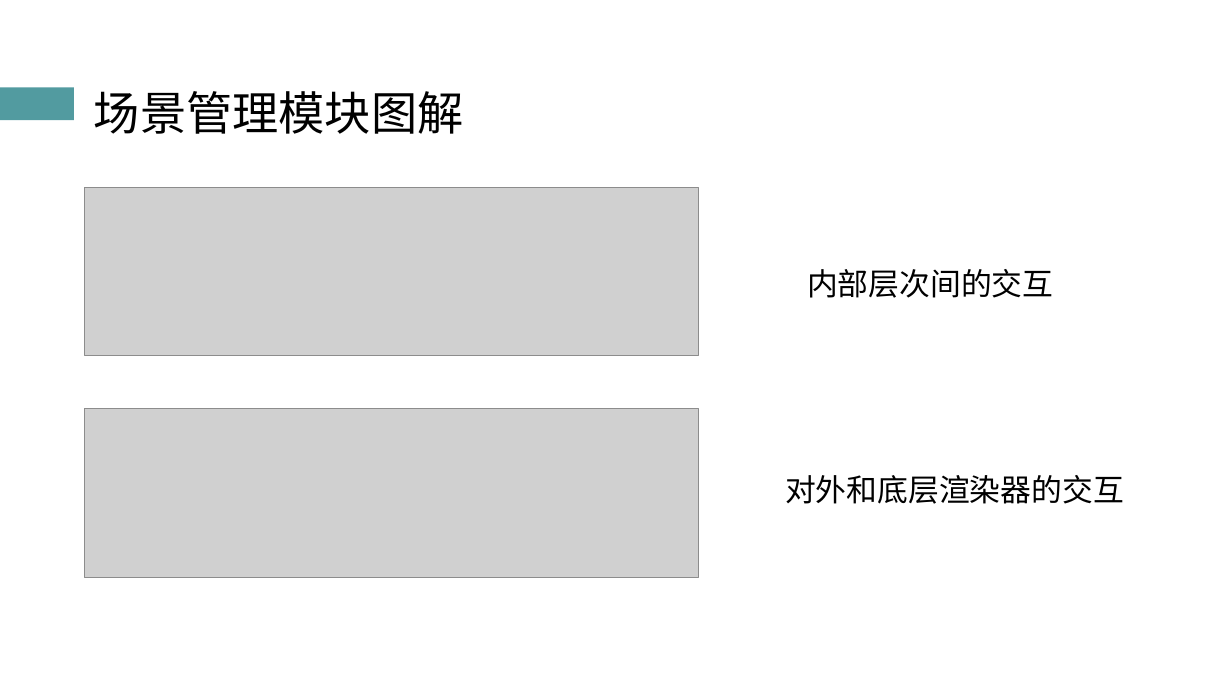
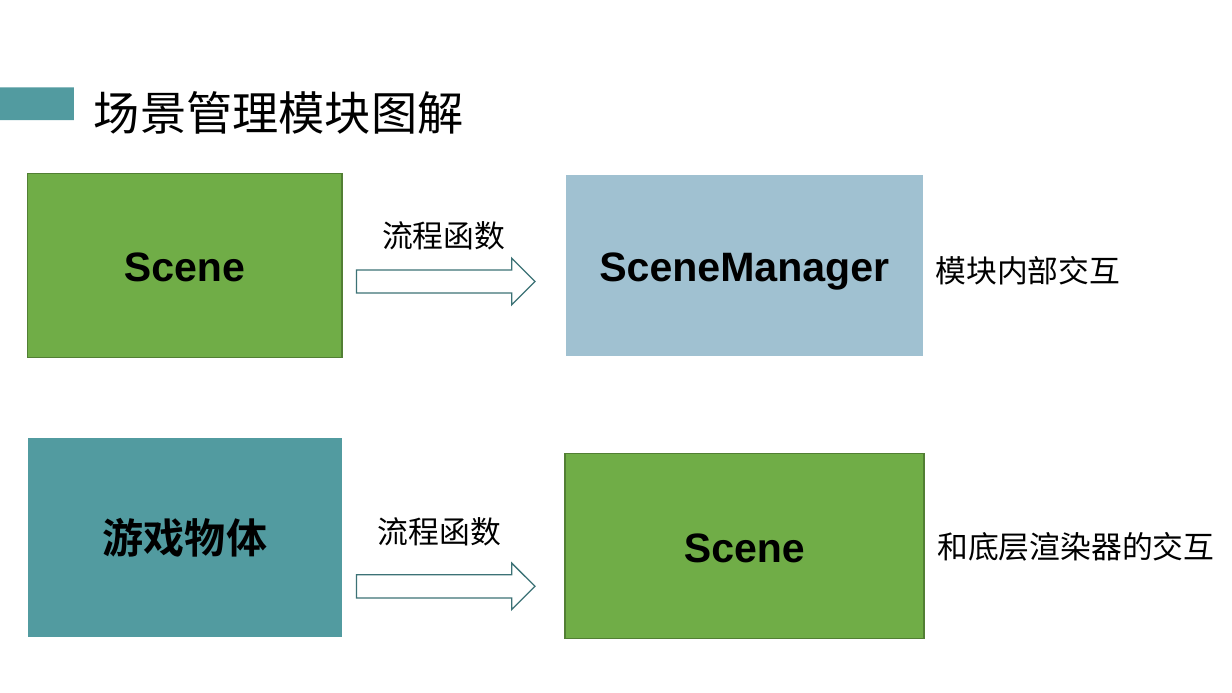
Before and after one commit to atom-chen/Main, a slide deck: slide 11 of OpenGL/答辩PPT.pptx. Drawn at 1232x693 pixels with LibreOffice and Linux fonts; fonts in the diff are those of the drawing; grey boxes stand for pictures. Boxes give left, top, right and bottom in pixels: in the first picture for what was removed or moved away, otherwise in the second. Text is boxed around its words. In the diff, an @@ line names an element or a change of style, - is before the commit and + after.

```diff
--- a/OpenGL/答辩PPT.pptx
+++ b/OpenGL/答辩PPT.pptx
@@ rectangle added at <box>27,174,342,358</box>, fill #70AD47, outline #538035 1 pt, 32 pt, text #000000, bold @@
+Scene
@@ rectangle added at <box>565,174,923,358</box>, fill #A0C1D1, outline #FFFFFF 1.5 pt, 32 pt, text #000000, bold @@
+SceneManager
@@ picture removed at <box>85,187,699,355</box> @@
@@ text added at <box>382,221,505,250</box>, 24 pt, text #000000 @@
+流程函数
@@ right arrow added at <box>357,259,535,305</box>, fill #FFFFFF, outline #3D7376 1 pt @@
@@ text at <box>936,256,1121,285</box>: text changed @@
-内部层次间的交互
+模块内部交互
@@ picture removed at <box>85,409,699,579</box> @@
@@ rectangle added at <box>27,437,343,639</box>, fill #529BA0, outline #FFFFFF 1.5 pt, 32 pt, text #000000, bold @@
+游戏物体
@@ rectangle added at <box>565,454,924,639</box>, fill #70AD47, outline #538035 1 pt, 32 pt, text #000000, bold @@
+Scene
@@ text added at <box>378,517,501,546</box>, 24 pt, text #000000 @@
+流程函数
@@ text at <box>937,532,1214,561</box>: text changed @@
-对外和底层渲染器的交互
+和底层渲染器的交互
@@ right arrow added at <box>357,563,535,609</box>, fill #FFFFFF, outline #3D7376 1 pt @@
```
Also in this commit, not shown: 18 other slides changed, 1 slide removed, 50 other files.
